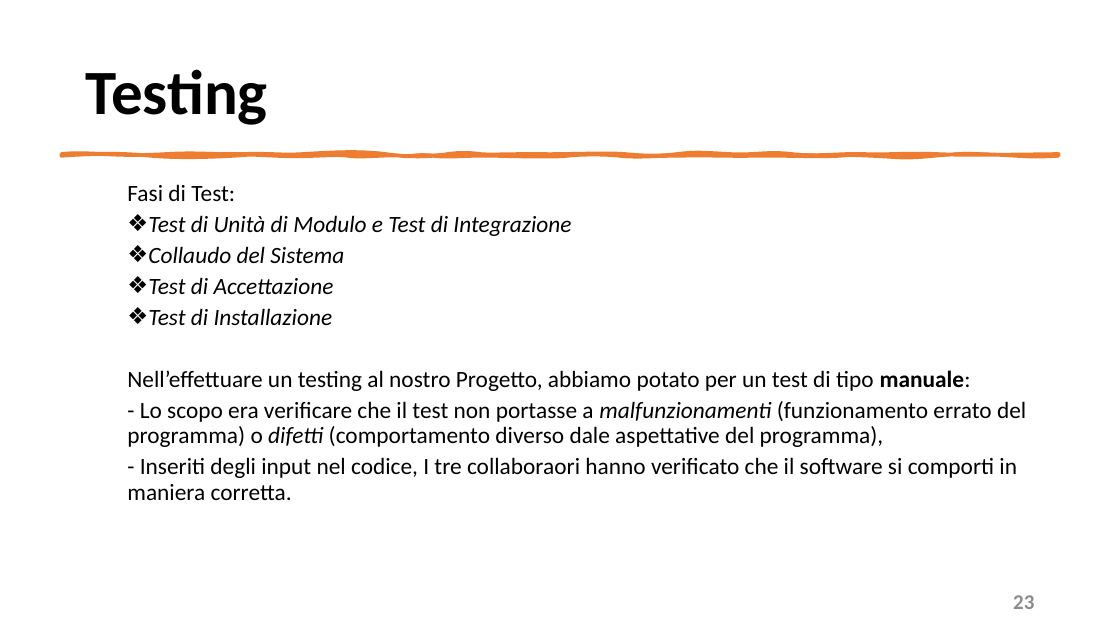
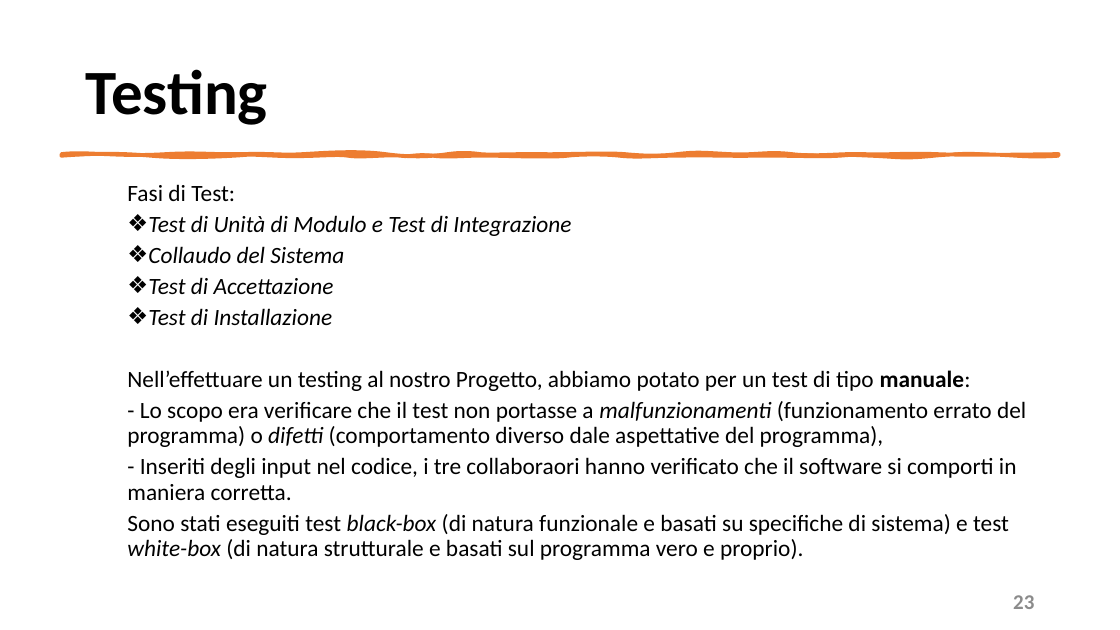
Before and after one commit to mangilimatteo/Progetto_Ingegneria_Software_Cattaneo_Mangili_Saini, a slide deck: slide 23 of Presentazione/Presentazione_Progetto.pptx. Drawn at 1120x630 pixels with LibreOffice and Linux fonts; fonts in the diff are those of the drawing. Boxes give left, top, right and bottom in pixels: in the first picture for what was removed or moved away, otherwise in the second. Text is boxed around its words. In the diff, an @@ line names an element or a change of style, - is before the commit and + after.

```diff
--- a/Presentazione/Presentazione_Progetto.pptx
+++ b/Presentazione/Presentazione_Progetto.pptx
@@ text at [127, 457, 1017, 560]: text changed @@
-  - Inseriti degli input nel codice, I tre collaboraori hanno verificato che il software si comporti in maniera corretta.
+  - Inseriti degli input nel codice, i tre collaboraori hanno verificato che il software si comporti in maniera corretta.
+  Sono stati eseguiti test black-box (di natura funzionale e basati su specifiche di sistema) e test white-box (di natura strutturale e basati sul programma vero e proprio).
```
Also in this commit, not shown: 7 other slides changed.
